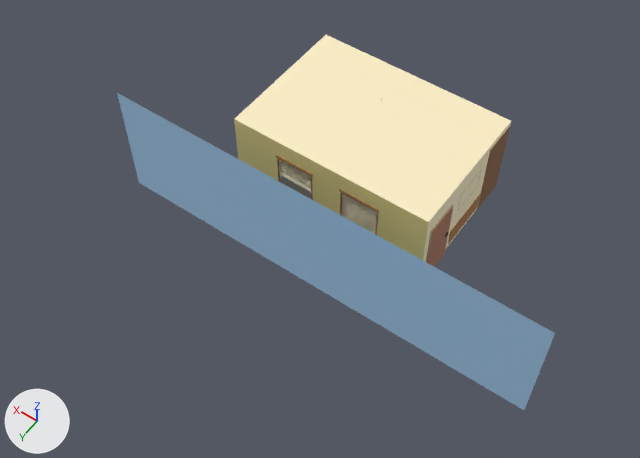
Two versions of the FBX model Assets/Models/pens_Board.fbx, one commit apart.
Both versions are drawn from a 50 mm lens placed at (-8.9, 14.87, 20.2), pointed at (0.16, 2.18, 0.26). The axes (+X, +Y, +Z) are drawn at lower left. The lights are the same throughout. Where no turn or scale is listed for an object, it has been applied to the vertices.

The older version as bpy lines, for what is in view:
```python
me_cube_024 = bpy.data.meshes.new('Cube.024')
me_cube_024.from_pydata(...)  # 520 vertices, 384 faces; spans x -0.61..2.74, y -0.05..0.04, z -0.09..1.21
me_cube_024.materials.append(mat_material_008)  # picture img_lowpoly_tex_png
me_cube_029 = bpy.data.meshes.new('Cube.029')
me_cube_029.from_pydata(...)  # 4 vertices, 1 face; spans x 0.0, y -3.18..3.7, z -1.2..0.96
me_cube_029.materials.append(mat_material_003)  # picture img_lowpoly_tex_png
me_cube_054 = bpy.data.meshes.new('Cube.054')
me_cube_054.from_pydata(...)  # 60 vertices, 58 faces; spans x -1.42..-0.36, y 0.31..0.89, z -1.32..1.18
me_cube_054.materials.append(mat_material_003)  # picture img_lowpoly_tex_png
me_cube_055 = bpy.data.meshes.new('Cube.055')
me_cube_055.from_pydata(...)  # 48 vertices, 52 faces; spans x -2.76..0.63, y -0.07..0.07, z -0.05..0.05
me_cube_055.materials.append(mat_material_005)  # picture img_lowpoly_tex_png
ob_cube_011 = bpy.data.objects.new('Cube.011', me_cube_054)
ob_cube_011.location = (-3.4, -2.76, 1.34)
ob_cube_011.rotation_euler = (0.0, 0.0, -1.571)  # degrees (0, 0, -90)
ob_cube_011.scale = (1.04, 1.1, 1.0)
ob_cube_015 = bpy.data.objects.new('Cube.015', me_cube_024)
ob_cube_015.location = (-0.97, 1.91, 0.96)
ob_cube_018 = bpy.data.objects.new('Cube.018', me_cube_055)
ob_cube_018.location = (1.17, 1.92, 2.1)
ob_cube_020 = bpy.data.objects.new('Cube.020', me_cube_029)
ob_cube_020.location = (-1.01, 3.44, 1.58)
ob_cube_020.rotation_euler = (0.0, 0.0, -1.571)  # degrees (0, 0, -90)
ob_cube_020.scale = (1.84, 1.93, 1.76)
# also in view: 'Door' at (-3.05, 1.21, 1.05); 'Kitchen' at (0.09, -0.23, 1.36)
```
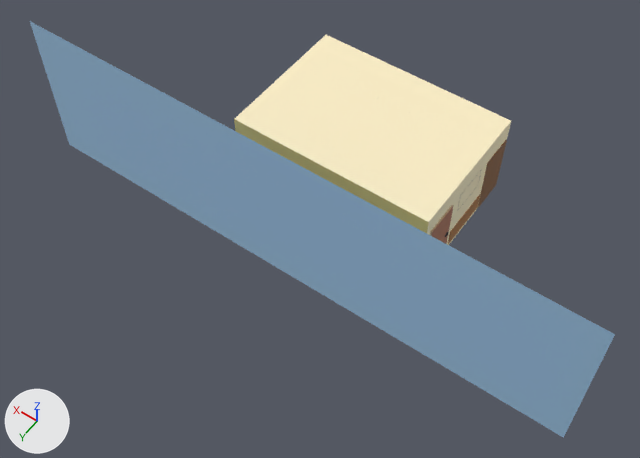
Location of each change, [x1, y1, x2, y2] in pixels of the pictures (640 x 458 px):
'Cube.020', moved, rescaled (33% wider, 31% taller): before [117, 93, 555, 410]; after [30, 21, 615, 438]
'Cube.015', deleted (yellow): before [278, 159, 378, 234]
'Cube.018', deleted: before [276, 155, 379, 213]

Patch to the scene script:
```diff
--- a/Assets/Models/pens_Board.fbx.py
+++ b/Assets/Models/pens_Board.fbx.py
@@ ob_cube_015 @@
-ob_cube_015 = bpy.data.objects.new('Cube.015', me_cube_024)
-ob_cube_015.location = (-0.97, 1.91, 0.96)
@@ ob_cube_018 @@
-ob_cube_018 = bpy.data.objects.new('Cube.018', me_cube_055)
-ob_cube_018.location = (1.17, 1.92, 2.1)
@@ ob_cube_020 @@
 ob_cube_020 = bpy.data.objects.new('Cube.020', me_cube_029)
-ob_cube_020.location = (-1.01, 3.44, 1.58)
+ob_cube_020.location = (-0.07, 3.27, 1.8)
 ob_cube_020.rotation_euler = (0.0, 0.0, -1.571)  # degrees (0, 0, -90)
-ob_cube_020.scale = (1.84, 1.93, 1.76)
+ob_cube_020.scale = (2.46, 2.58, 2.35)
```
